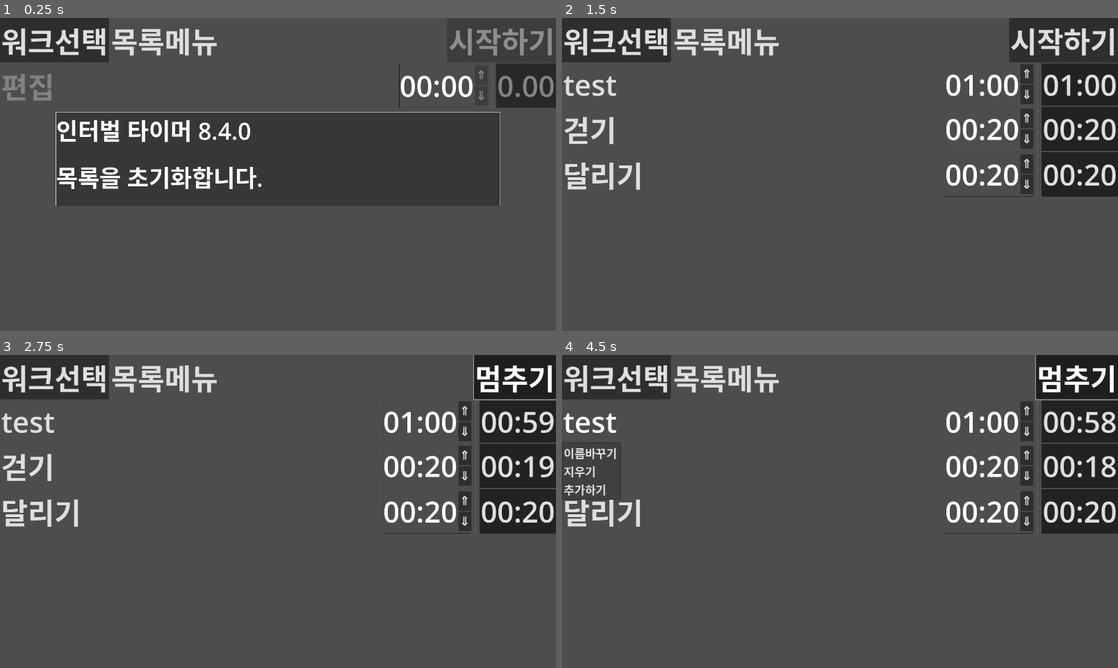
Above: before the commit, frames 1-4 (two rows, left to right).
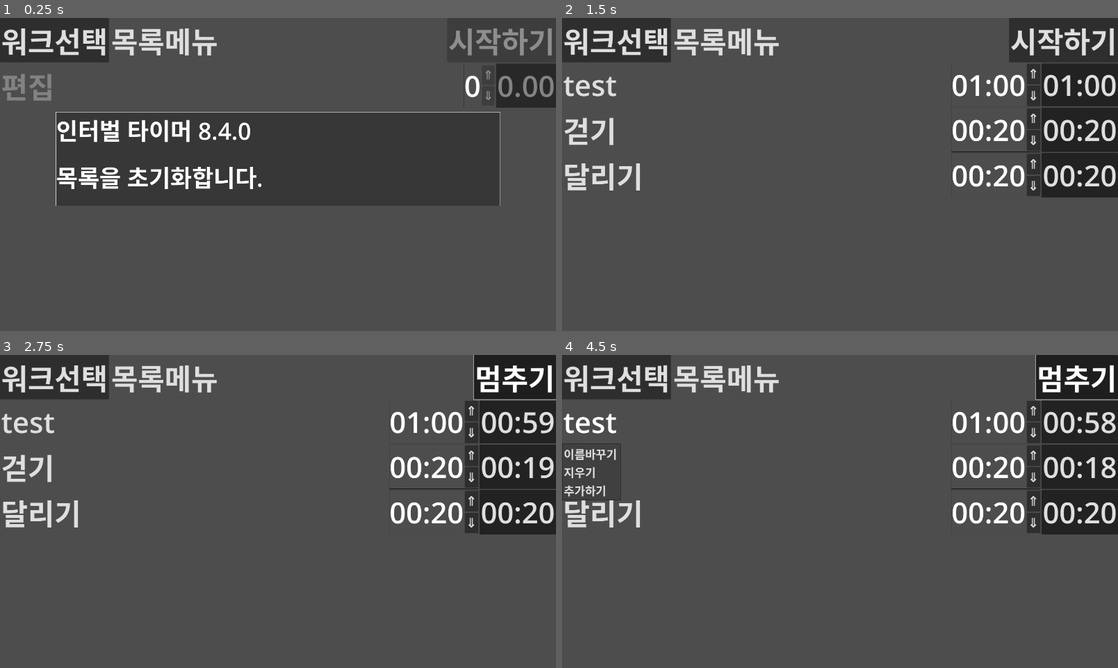
Above: after the commit, the same moments.

Repository: kasworld/maranic
Game: Godot game, scene res://main.tscn
Same seed, same stepped clock (60 frames per second), same inputs: the game is played once before the commit and once after it.
Inputs:
- Up to frame 1 (0.25 s): no input
- Up to frame 2 (1.5 s): click "워크선택" at 0.5 s; click "목록메뉴" at 1.25 s
- Up to frame 3 (2.75 s): click "시작하기" at 2 s
- Up to frame 4 (4.5 s): click "멈추기" at 2.75 s; click "시작하기" at 3.5 s; click "test" at 4.25 s

The runs differ from the first frame. In frame 1, 0.6% of the frame differs, in the area x 71-89%, y 14-29%; in frame 2, 3.7%; in frame 3, 3.7%; in frame 4, 3.9%, in the area x 0-100%, y 14-58%.
Error in both runs: Invalid access of index '0' on a base object of type: 'PackedStringArray'. (res://main.gd:8)

Commit message:
apply updated intedit, timerecorder from gd4stopwatch

Diff:
--- a/int_edit/int_edit.gd
+++ b/int_edit/int_edit.gd
@@ -18,19 +18,26 @@
 var limit_low :int
 var use_limit_low :bool
 var current_value :int
-var formater :Callable
+var formater :Callable = default_formater
 
 func _ready() -> void:
 	pass
 
-func init(llow :int, uselow :bool, val :int, lhigh :int, usehigh :bool, fmt :Callable=default_formater)->void:
+func init(fsize :int, fmt :Callable=default_formater)->void:
+	$HBoxContainer/ValueLabel.theme.default_font_size = fsize
+	$HBoxContainer/VBoxContainer/IncButton.theme.default_font_size = fsize*0.9/2
+	$HBoxContainer/VBoxContainer/DecButton.theme.default_font_size = fsize*0.9/2
+	set_formater(fmt)
+
+func set_limits(llow :int, uselow :bool, val :int, lhigh :int, usehigh :bool)->void:
 	limit_low = llow
 	use_limit_low = uselow
-	init_value = val
 	limit_high = lhigh
 	use_limit_high = usehigh
+	set_init_value(val)
+
+func set_formater(fmt :Callable)->void:
 	formater = fmt
-	reset()
 
 func set_init_value(v :int)->void:
 	init_value = v
--- a/subwork_node.gd
+++ b/subwork_node.gd
@@ -10,20 +10,21 @@
 var subwork_index :int
 
 func init(i :int, sw :WorkList.SubWork)->void:
+	var fsize = 100
 	subwork_index = i
 	subwork = sw
 	$NameEdit.text = subwork.name
 	$MenuButton.text = subwork.name
-	$TimeRecorder.init(i, 100, TickLib.tick2stri)
+	$TimeRecorder.init(i, fsize, TickLib.tick2stri)
 	$TimeRecorder.set_initial_sec(subwork.second)
-	$TimeEdit.set_init_value(subwork.second)
+	$TimeEdit.init(fsize, TickLib.tick2stri)
+	$TimeEdit.set_limits( 0,true,subwork.second,99,false)
 
 # Called when the node enters the scene tree for the first time.
 func _ready() -> void:
 	$MenuButton.get_popup().theme = preload("res://menulist_theme.tres")
 	$MenuButton.get_popup().index_pressed.connect(_on_menu_index_pressed)
 	$TimeRecorder.overrun.connect(_on_timerecorder_overrun)
-	$TimeEdit.init(0,true,0,99,false,TickLib.tick2stri)
 	$TimeEdit.value_changed.connect(_on_edit_value_changed)
 
 func _on_timerecorder_overrun(v:float)->void:
--- a/subwork_node.tscn
+++ b/subwork_node.tscn
@@ -42,6 +42,7 @@
 layout_mode = 2
 
 [node name="VSeparator" type="VSeparator" parent="."]
+visible = false
 custom_minimum_size = Vector2(20, 0)
 layout_mode = 2
 
--- a/time_recorder/time_recorder.gd
+++ b/time_recorder/time_recorder.gd
@@ -26,6 +26,11 @@
 func set_initial_sec(t :float)->void:
 	initial_sec = t
 	is_downward = true
+	reset()
+
+func set_stopwatch()->void:
+	is_downward = false
+	initial_sec = 0
 	reset()
 
 func disable_buttons(b :bool)->void:
--- /dev/null
+++ b/time_row/time_row.gd
@@ -0,0 +1,40 @@
+extends HBoxContainer
+
+class_name TimeRow
+
+signal started(n:int) # emit when 1st start
+
+# ⌚  U+0231A  WATCH
+# ⌛  U+0231B  HOURGLASS
+# ⏰  U+023F0  ALARM CLOCK
+# ⏱  U+023F1  STOPWATCH
+# ⏲  U+023F2  TIMER CLOCK
+# ⏳  U+023F3  HOURGLASS WITH FLOWING SAND
+# ⧖  U+029D6  WHITE HOURGLASS
+# ⧗  U+029D7  BLACK HOURGLASS
+
+func init(idx :int, fsize :int)->void:
+	$TimeRecorder.init(idx,fsize, TickLib.tick2str)
+	$IntEdit.init(fsize, TickLib.tick2stri)
+	$IntEdit.set_limits( 0,true,0,99,false)
+	$TimeRecorder.started.connect(_on_tr_started)
+	$ToggleButton.theme.default_font_size = fsize/2
+	$IntEdit.value_changed.connect(_on_edit_value_changed)
+	$IntEdit.disable_buttons(true)
+
+func _on_tr_started(n:int)->void:
+	started.emit(n)
+
+func _on_edit_value_changed()->void:
+	var v = $IntEdit.get_value()
+	$TimeRecorder.set_initial_sec(v)
+
+func _on_check_button_toggled(toggled_on: bool) -> void:
+	if toggled_on:
+		$ToggleButton.text = "⏳"
+		$IntEdit.disable_buttons(false)
+	else:
+		$ToggleButton.text = "⏱"
+		$IntEdit.disable_buttons(true)
+		$TimeRecorder.set_stopwatch()
+		$IntEdit.set_init_value(0)
--- /dev/null
+++ b/time_row/time_row.tscn
@@ -0,0 +1,33 @@
+[gd_scene load_steps=5 format=3 uid="uid://dkuwmw4kt6fd6"]
+
+[ext_resource type="Script" path="res://time_row/time_row.gd" id="1_avc1b"]
+[ext_resource type="PackedScene" uid="uid://dllxbmyyau3u5" path="res://int_edit/int_edit.tscn" id="2_egpa3"]
+[ext_resource type="PackedScene" uid="uid://cnuti22mjwpd8" path="res://time_recorder/time_recorder.tscn" id="3_pot11"]
+
+[sub_resource type="Theme" id="Theme_iyeqt"]
+
+[node name="TimeRow" type="HBoxContainer"]
+anchors_preset = 15
+anchor_right = 1.0
+anchor_bottom = 1.0
+grow_horizontal = 2
+grow_vertical = 2
+script = ExtResource("1_avc1b")
+
+[node name="ToggleButton" type="Button" parent="."]
+layout_mode = 2
+theme = SubResource("Theme_iyeqt")
+toggle_mode = true
+text = "⏱"
+
+[node name="MarginContainer" type="MarginContainer" parent="."]
+layout_mode = 2
+size_flags_horizontal = 3
+
+[node name="IntEdit" parent="." instance=ExtResource("2_egpa3")]
+layout_mode = 2
+
+[node name="TimeRecorder" parent="." instance=ExtResource("3_pot11")]
+layout_mode = 2
+
+[connection signal="toggled" from="ToggleButton" to="." method="_on_check_button_toggled"]
